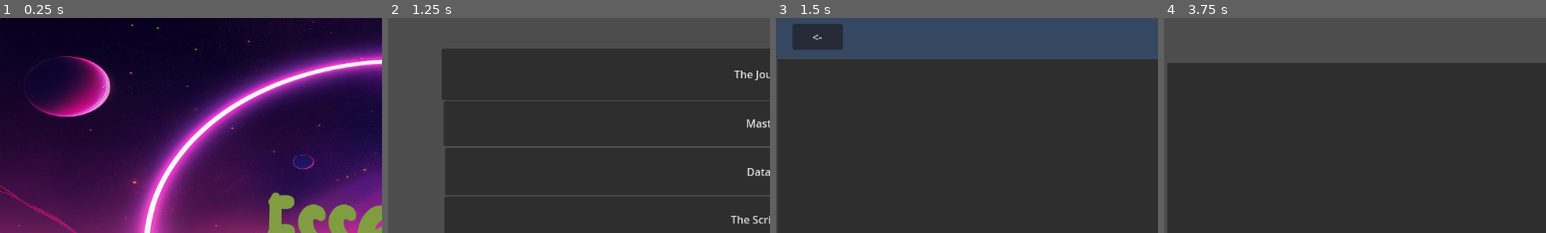
Above: before the commit, frames 1-4 (left to right).
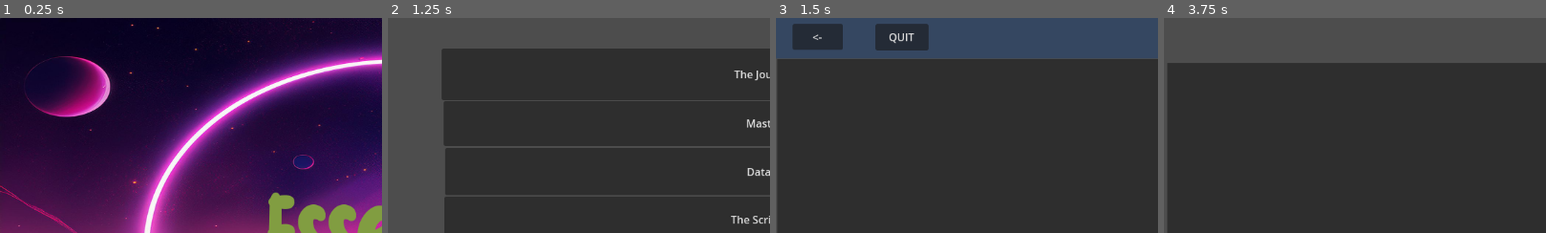
Above: after the commit, the same moments.

Repository: Pradeepaa001/Essentials
Game: Godot game, scene res://Scenes/main.tscn
Two runs of this game, one before a commit and one after it. Both use one fixed random seed, a clock stepped at 60 frames per second and the inputs below.
Inputs (mouse positions are % of the whole screen's width and height, from its top left):
- Up to frame 1 (0.25 s): no input
- Up to frame 2 (1.25 s): click "LEVELS" at 0.5 s
- Up to frame 3 (1.5 s): click "The Journey Begins" at 1.25 s
- Up to frame 4 (3.75 s): click (34, 94) at 2.02 s; type "12" at 2.1 s; click "<-" at 2.75 s; click "Master of Files" at 3.5 s
The pictures show only the part of the screen within x 0-50%, y 0-50%; the shares and areas given below are measured in that part.

Frames 1-2 are identical in both runs. In frame 3, 1.7% of the frame differs, in the area x 26-40%, y 2-16%; in frame 4, nothing differs.

Commit message:
Added quit in toolbar with confirmation dialogue box

Diff:
--- a/Scenes/toolbar.tscn
+++ b/Scenes/toolbar.tscn
@@ -28,4 +28,22 @@
 offset_bottom = 49.0
 text = "<-"
 
+[node name="Button2" type="Button" parent="."]
+offset_left = 152.0
+offset_top = 16.0
+offset_right = 232.0
+offset_bottom = 56.0
+text = "QUIT"
+
+[node name="ConfirmationDialog" type="ConfirmationDialog" parent="."]
+title = "QUITTING?"
+position = Vector2i(0, 36)
+size = Vector2i(255, 100)
+ok_button_text = "EXIT GAME"
+dialog_text = "Do you want to exit the game ?"
+cancel_button_text = "CANCEL"
+
 [connection signal="pressed" from="HBoxContainer/Panel/Button" to="." method="_on_button_pressed"]
+[connection signal="pressed" from="Button2" to="." method="_on_button_2_pressed"]
+[connection signal="canceled" from="ConfirmationDialog" to="." method="_on_confirmation_dialog_canceled"]
+[connection signal="confirmed" from="ConfirmationDialog" to="." method="_on_confirmation_dialog_confirmed"]
--- a/Scripts/Toolbar.gd
+++ b/Scripts/Toolbar.gd
@@ -1,6 +1,9 @@
 extends Node2D
 
+#@onready var quit_button = $Button2
 
+
+@onready var confirm_dialog = $ConfirmationDialog
 # Called when the node enters the scene tree for the first time.
 func _ready():
 	pass # Replace with function body.
@@ -13,3 +16,13 @@
 
 func _on_button_pressed():
 	get_tree().change_scene_to_file("res://Scenes/level_selector.tscn")
+
+
+func _on_button_2_pressed():
+	confirm_dialog.popup_centered()
+
+func _on_confirmation_dialog_canceled():
+	pass
+
+func _on_confirmation_dialog_confirmed():
+	get_tree().quit()
